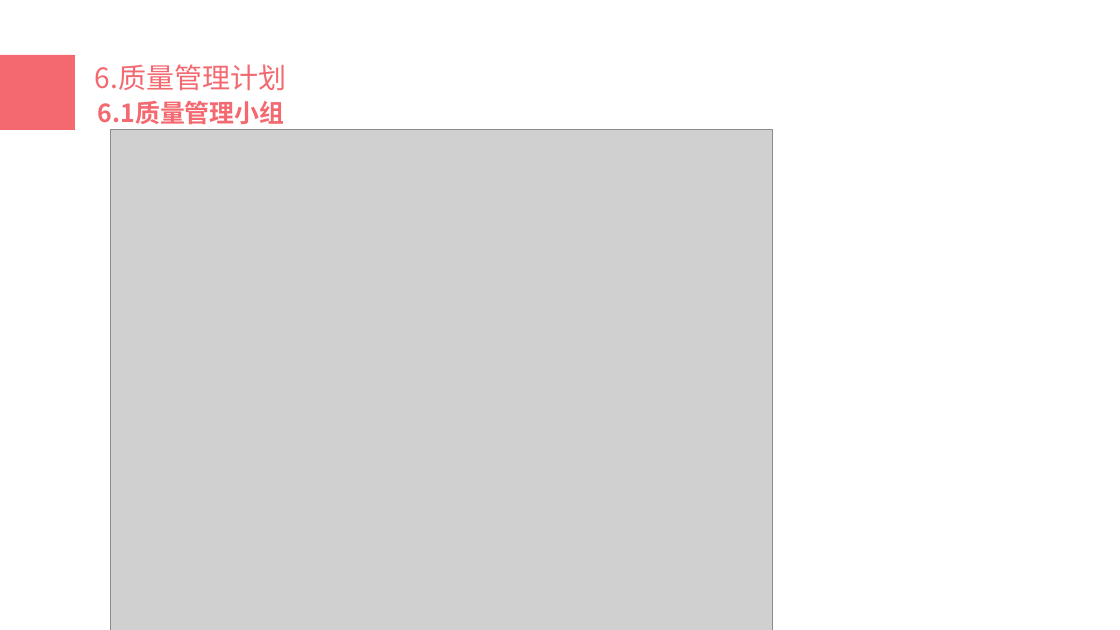
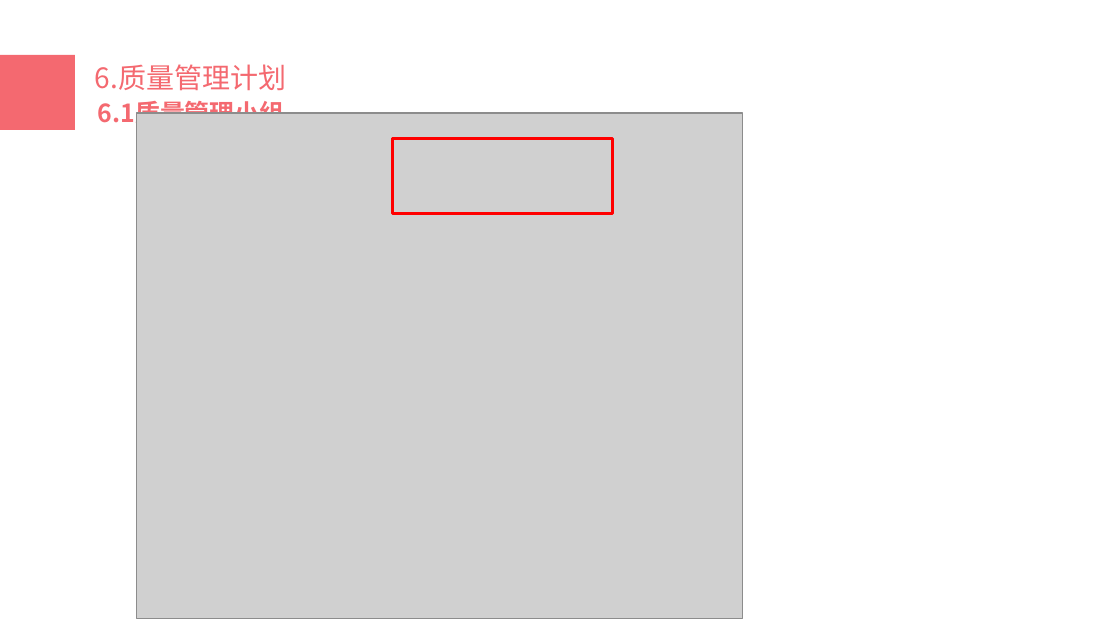
Before and after one commit to tzy502/G16, a slide deck: slide 26 of 需求工程计划/需求工程项目计划PPT.pptx (slide 24 before the commit). Drawn at 1120x630 pixels with LibreOffice and Linux fonts; fonts in the diff are those of the drawing; grey boxes stand for pictures; background and template pictures are left out. Boxes give left, top, right and bottom in pixels: in the first picture for what was removed or moved away, otherwise in the second. Text is boxed around its words. In the diff, an @@ line names an element or a change of style, - is before the commit and + after.

```diff
--- a/需求工程计划/需求工程项目计划PPT.pptx
+++ b/需求工程计划/需求工程项目计划PPT.pptx
@@ picture: place and size @@
-picture at (110, 130, 772, 630)
+picture at (137, 113, 743, 618)
@@ rectangle added at (392, 139, 613, 214), outline #FF0000 2 pt @@
```
Also in this commit, not shown: 7 other slides changed, 7 slides added, 1 slide removed, 41 other files.
